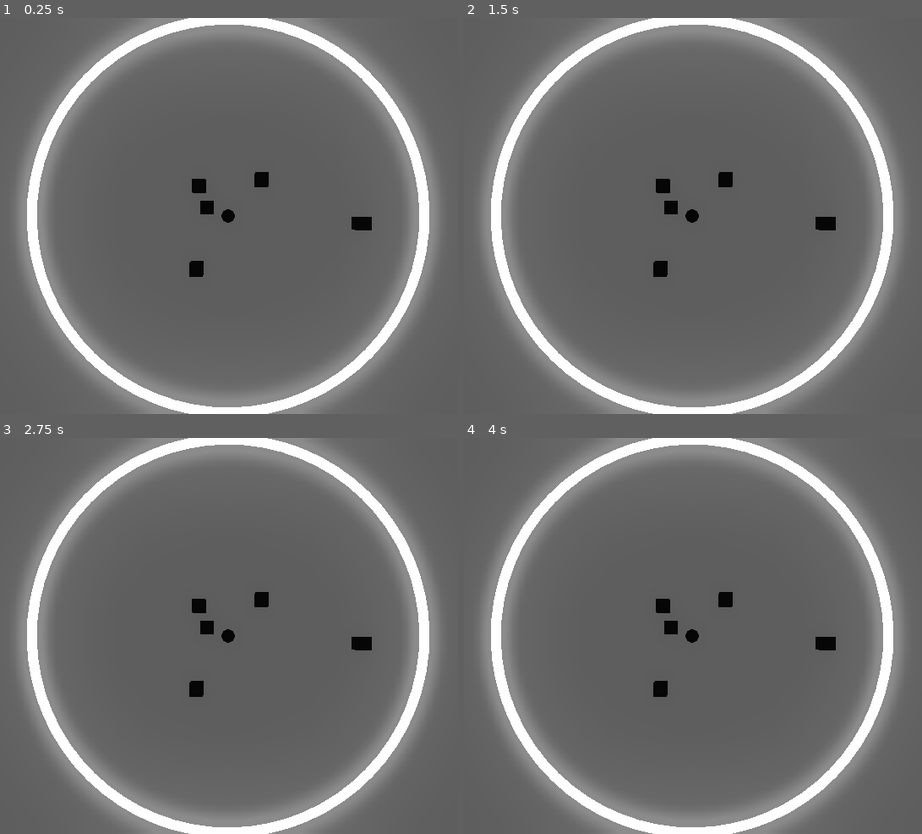
Above: before the commit, frames 1-4 (two rows, left to right).
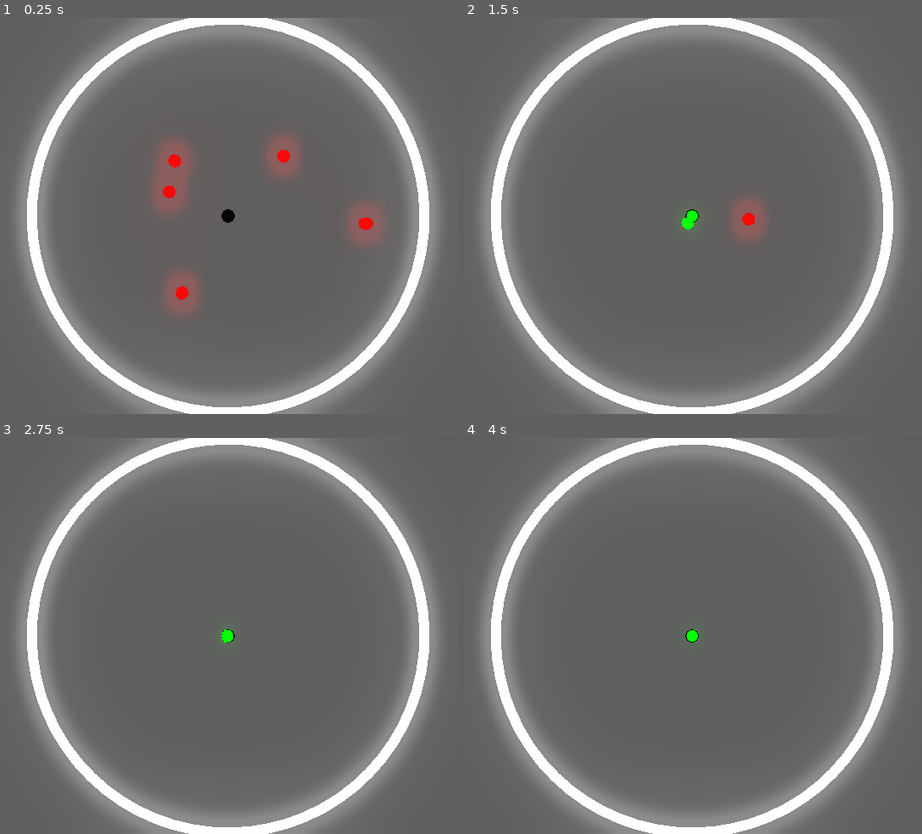
Above: after the commit, the same moments.

Repository: Gibitop/ITMO-GameJam
Game: Godot game, scene res://Scenes/main_scene.tscn
The game is run twice, just before and just after one commit, with the same random seed, the same clock (stepped at 60 frames per second) and the same inputs.
Inputs:
- Up to frame 1 (0.25 s): no input
- Up to frame 2 (1.5 s): no input
- Up to frame 3 (2.75 s): no input
- Up to frame 4 (4 s): no input

The runs differ from the first frame. In frame 1, 3.9% of the frame differs, in the area x 33-84%, y 29-75%; in frame 2, 1.4%; in frame 3, 0.7%; in frame 4, 0.7%.

Commit message:
Enemy basic logic

Diff:
--- a/Scenes/Enemy.tscn
+++ b/Scenes/Enemy.tscn
@@ -1,8 +1,18 @@
-[gd_scene load_steps=2 format=2]
+[gd_scene load_steps=3 format=2]
 
 [ext_resource path="res://Scripts/Enemy.gd" type="Script" id=1]
 
-[node name="Spatial" type="Spatial"]
+[sub_resource type="SphereShape" id=1]
+
+[node name="Enemy" type="Spatial"]
 script = ExtResource( 1 )
+speed = 10000.0
+mutationChanse = 0.5
 
-[node name="CSGBox" type="CSGBox" parent="."]
+[node name="RigidBody" type="RigidBody" parent="."]
+gravity_scale = 0.0
+
+[node name="CollisionShape" type="CollisionShape" parent="RigidBody"]
+shape = SubResource( 1 )
+
+[node name="Body" type="CSGSphere" parent="."]
--- a/Scripts/Enemy.gd
+++ b/Scripts/Enemy.gd
@@ -1,18 +1,48 @@
 extends Spatial
 
+var harmful: SpatialMaterial = preload("res://materials/harmful.tres")
+var harmles: SpatialMaterial = preload("res://materials/harmles.tres")
+
+export (float) var speed
+export (float) var mutationChanse
+
+var active: bool = false
 var mutated: bool = false
+var player: Spatial
+onready var body = $Body
+
 
 # Called when the node enters the scene tree for the first time.
 func _ready():
-	pass # Replace with function body.
+	randomize()
+	body.material = harmful
 
-
-func mutate():
-	mutated = true
+func activate():
+	active = true
 
 func isMutated():
 	return mutated
 
+func set_player(player: Spatial):
+	self.player = player
+
 # Called every frame. 'delta' is the elapsed time since the previous frame.
-#func _process(delta):
-#	pass
+func _process(delta):
+	if active:
+		_move(delta)
+		_mutate()
+
+
+func _move(delta):
+	var direction = (player.translation - translation).normalized()
+	transform = transform.translated(direction * speed * (delta/1000))
+
+
+func _mutate():
+	if !mutated:
+		var distance = (player.translation - translation).length()
+		var rand = randf()
+		print(rand)
+		if distance < 5 and rand <= mutationChanse:
+			mutated = true
+			body.material = harmles
--- a/Scripts/main_scene.gd
+++ b/Scripts/main_scene.gd
@@ -2,11 +2,12 @@
 
 onready var player_scene = preload("res://Scenes/Character.tscn")
 onready var enemy_scene = preload("res://Scenes/Enemy.tscn")
+onready var enemy = preload("res://Scripts/Enemy.gd")
 
 # Called when the node enters the scene tree for the first time.
 func _ready():
-	spawn_player(Vector3(0, 0, 0))
-	spawn_enemies(5)
+	var player_inst = spawn_player(Vector3(0, 0, 0))
+	spawn_enemies(5, player_inst)
 
 # Called every frame. 'delta' is the elapsed time since the previous frame.
 func _process(delta):
@@ -17,20 +18,24 @@
 	var player_inst = player_scene.instance()
 	add_child(player_inst)
 	player_inst.global_translate(pos)
+	return player_inst
 	print("Player spawned succsessfully at position " + str(pos))
 
-func spawn_enemies(count):
+func spawn_enemies(count, player_inst):
 	for i in range(count):
 		var pos: Vector3 = _get_enemy_position(30.0)
 		var enemy_inst = enemy_scene.instance()
+		enemy_inst.global_translate(pos)
 		add_child(enemy_inst)
-		enemy_inst.global_translate(pos)
+		enemy_inst.set_player(player_inst)
+		enemy_inst.activate()
+
 		print("Enemy spawned at " + str(pos))
 
 func _get_enemy_position(max_range):
 	randomize()
 	var angle = rand_range(0, 2 * PI)
-	var distance = rand_range(0, max_range)
+	var distance = rand_range(10, max_range)
 	var x = cos(angle) * distance
 	var y = sin(angle) * distance
 	return Vector3(x, 0, y)
--- /dev/null
+++ b/materials/harmful.tres
@@ -0,0 +1,8 @@
+[gd_resource type="SpatialMaterial" format=2]
+
+[resource]
+emission_enabled = true
+emission = Color( 1, 0, 0, 1 )
+emission_energy = 16.0
+emission_operator = 0
+emission_on_uv2 = false
--- /dev/null
+++ b/materials/harmles.tres
@@ -0,0 +1,8 @@
+[gd_resource type="SpatialMaterial" format=2]
+
+[resource]
+emission_enabled = true
+emission = Color( 0, 1, 0, 1 )
+emission_energy = 1.0
+emission_operator = 0
+emission_on_uv2 = false
--- a/project.godot
+++ b/project.godot
@@ -19,6 +19,10 @@
 run/main_scene="res://Scenes/main_scene.tscn"
 config/icon="res://icon.png"
 
+[debug]
+
+settings/fps/force_fps=60
+
 [rendering]
 
 environment/default_environment="res://default_env.tres"
